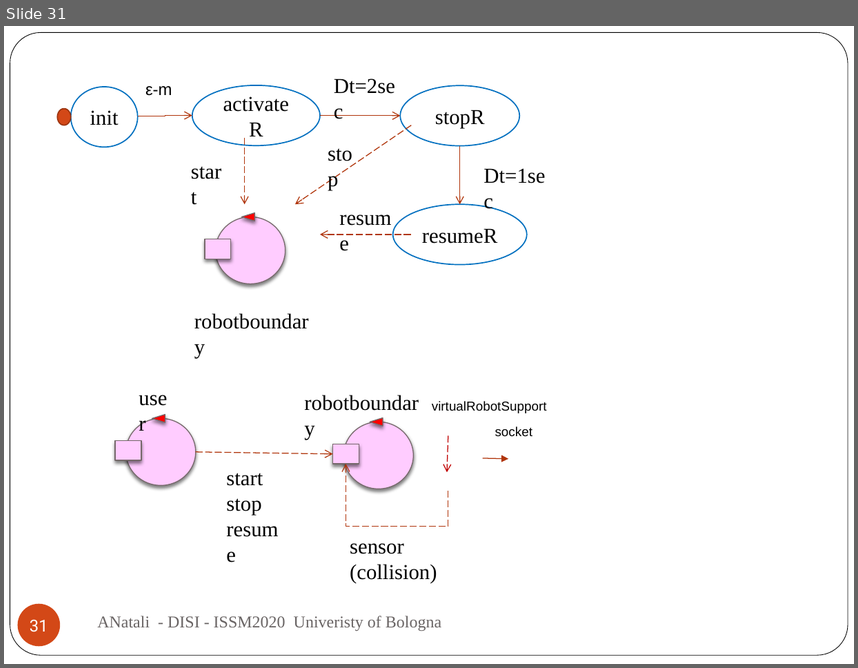
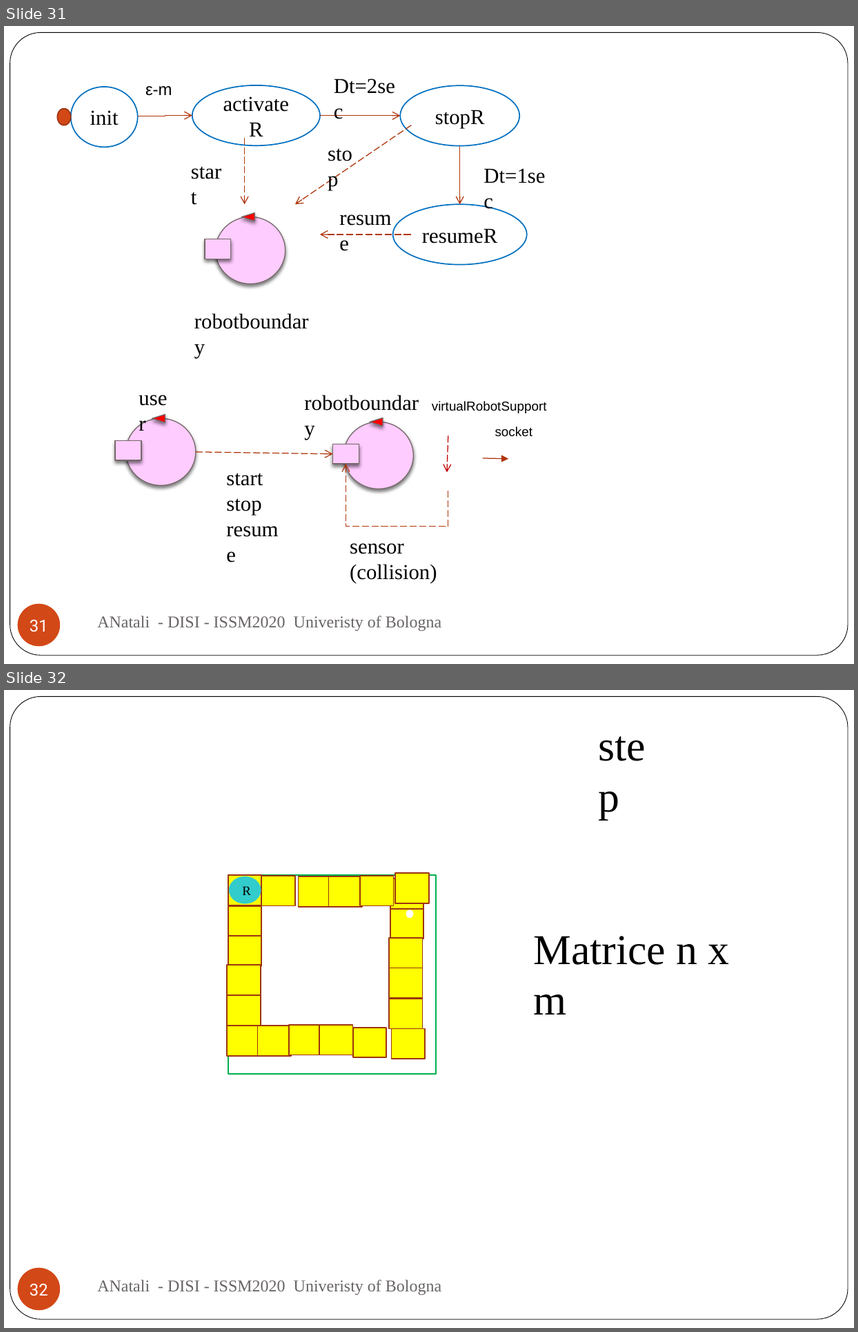
Before and after one commit to anatali/iss2020LabBo, a slide deck: it.unibo.issLabStart/userDocs/ISSM2020.pptx. Shown one above the other, each under a label of ours: slide 31 before the commit, slides 31 and 32 after it. The pictures are 858x668 and 858x1332 pixels, drawn with LibreOffice and Linux fonts; fonts in the diff are those of the drawing; background and template pictures are left out. Boxes give left, top, right and bottom in pixels: in the first picture for what was removed or moved away, otherwise in the second. Text is boxed around its words. In the diff, an @@ line names an element or a change of style, - is before the commit and + after.

```diff
--- a/it.unibo.issLabStart/userDocs/ISSM2020.pptx
+++ b/it.unibo.issLabStart/userDocs/ISSM2020.pptx
@@ slide 32 added at bbox=[4, 690, 854, 1328], background #FFFFFF; not listed: 1 template element that a slide beside it also shows @@
@@ text added at bbox=[590, 715, 671, 775], 36 pt, text #000000 @@
+step
@@ rectangle added at bbox=[228, 876, 436, 1074], fill #FFFFFF, outline #00B050 1 pt @@
@@ rectangle added at bbox=[228, 876, 261, 905], fill #FFFF00, outline #9C3511 1 pt @@
@@ rectangle added at bbox=[261, 876, 294, 905], fill #FFFF00, outline #9C3511 1 pt @@
@@ rectangle added at bbox=[360, 876, 393, 905], fill #FFFF00, outline #9C3511 1 pt @@
@@ rectangle added at bbox=[395, 873, 428, 903], fill #FFFF00, outline #9C3511 1 pt @@
@@ ellipse added at bbox=[229, 877, 261, 903], fill #33CCCC, outline #33CCCC 1 pt, 11 pt, text #000000 @@
+R
@@ rectangle added at bbox=[298, 876, 331, 906], fill #FFFF00, outline #9C3511 1 pt @@
@@ ellipse added at bbox=[327, 884, 333, 891], fill #FFFFFF, outline #FFFFFF 1 pt @@
@@ rectangle added at bbox=[329, 876, 362, 906], fill #FFFF00, outline #9C3511 1 pt @@
@@ rectangle added at bbox=[390, 879, 423, 909], fill #FFFF00, outline #9C3511 1 pt @@
@@ rectangle added at bbox=[228, 906, 261, 936], fill #FFFF00, outline #9C3511 1 pt @@
@@ ellipse added at bbox=[333, 909, 339, 915], fill #FFFFFF, outline #FFFFFF 1 pt @@
@@ rectangle added at bbox=[390, 909, 423, 938], fill #FFFF00, outline #9C3511 1 pt @@
@@ ellipse added at bbox=[407, 910, 413, 917], fill #FFFFFF, outline #FFFFFF 1 pt @@
@@ rectangle added at bbox=[228, 936, 261, 965], fill #FFFF00, outline #9C3511 1 pt @@
@@ rectangle added at bbox=[389, 938, 422, 967], fill #FFFF00, outline #9C3511 1 pt @@
@@ text added at bbox=[534, 936, 730, 1014], 36 pt, text #000000 @@
+Matrice n x m
@@ rectangle added at bbox=[227, 965, 260, 994], fill #FFFF00, outline #9C3511 1 pt @@
@@ rectangle added at bbox=[389, 968, 422, 998], fill #FFFF00, outline #9C3511 1 pt @@
@@ rectangle added at bbox=[227, 995, 260, 1025], fill #FFFF00, outline #9C3511 1 pt @@
@@ rectangle added at bbox=[389, 998, 422, 1028], fill #FFFF00, outline #9C3511 1 pt @@
@@ rectangle added at bbox=[227, 1026, 260, 1056], fill #FFFF00, outline #9C3511 1 pt @@
@@ rectangle added at bbox=[257, 1026, 290, 1056], fill #FFFF00, outline #9C3511 1 pt @@
@@ rectangle added at bbox=[289, 1025, 322, 1055], fill #FFFF00, outline #9C3511 1 pt @@
@@ rectangle added at bbox=[319, 1025, 352, 1055], fill #FFFF00, outline #9C3511 1 pt @@
@@ rectangle added at bbox=[352, 1027, 386, 1057], fill #FFFF00, outline #9C3511 1 pt @@
@@ rectangle added at bbox=[392, 1028, 425, 1058], fill #FFFF00, outline #9C3511 1 pt @@
@@ ellipse added at bbox=[261, 1058, 268, 1065], fill #FFFFFF, outline #FFFFFF 1 pt @@
@@ ellipse added at bbox=[327, 1058, 333, 1065], fill #FFFFFF, outline #FFFFFF 1 pt @@
@@ ellipse added at bbox=[410, 1060, 417, 1067], fill #FFFFFF, outline #FFFFFF 1 pt @@
@@ page number added at bbox=[18, 1268, 60, 1310], fill #D34817, 14 pt, text #FFFFFF @@
+32
@@ text added at bbox=[97, 1279, 441, 1294], 14 pt, text #696464 @@
+ANatali - DISI - ISSM2020 Univeristy of Bologna
```
Also in this commit, not shown: 2 slides changed, 5 other files.
